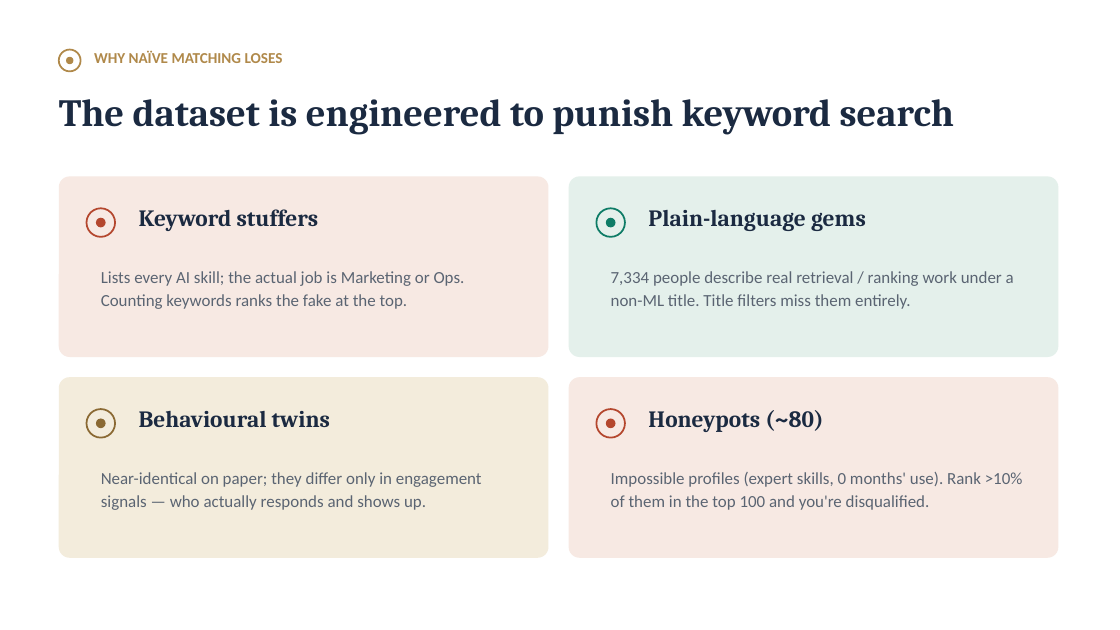
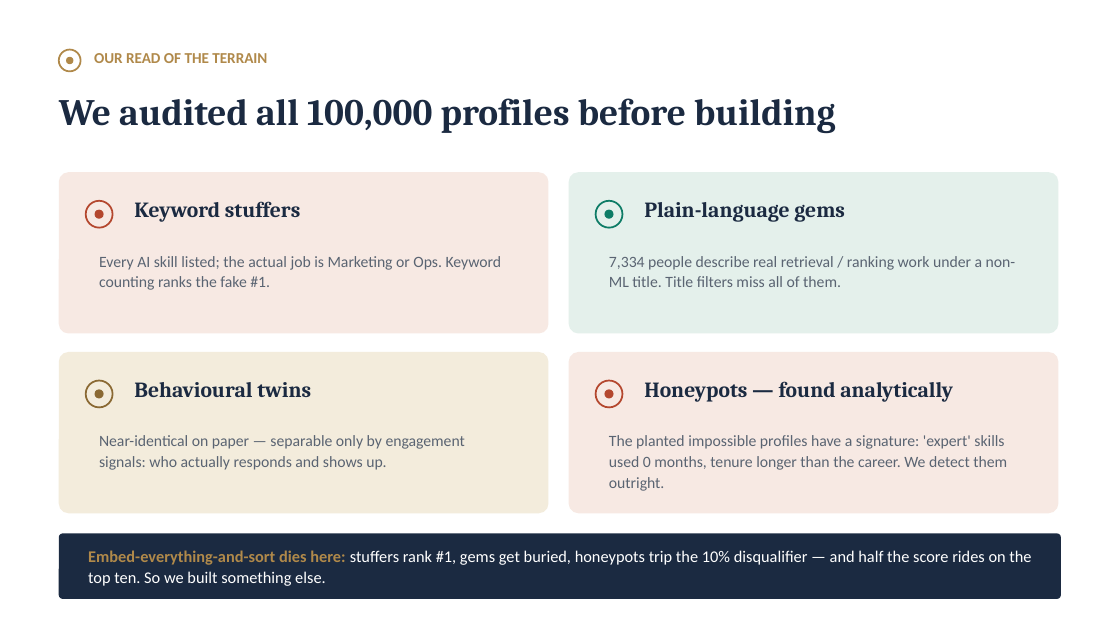
Before and after one commit to TheClazer/parakh, a slide deck: slide 2 of deck/parakh_deck.pptx (slide 3 before the commit). Drawn at 1120x630 pixels with LibreOffice and Linux fonts; fonts in the diff are those of the drawing. Boxes give left, top, right and bottom in pixels: in the first picture for what was removed or moved away, otherwise in the second. Text is boxed around its words. In the diff, an @@ line names an element or a change of style, - is before the commit and + after.

Commit message:
Deck: cut problem exposition, lead with the solution (16 -> 14 slides)
Evaluators wrote the problem; they grade solutions. The generic problem
slide and the 'what everyone else builds' slide are gone; the traps and
why-naive-dies collapse into one diagnostic-read slide. Solution now
starts on slide 3.

```diff
--- a/deck/parakh_deck.pptx
+++ b/deck/parakh_deck.pptx
@@ text at bbox=[94, 53, 267, 63]: text changed @@
-WHY NAÏVE MATCHING LOSES
+OUR READ OF THE TERRAIN
@@ text at bbox=[59, 98, 835, 134]: text changed; size 33 to 32 pt @@
-The dataset is engineered to punish keyword search
+We audited all 100,000 profiles before building
@@ rounded rectangle: place and size @@
-rounded rectangle at bbox=[59, 176, 549, 357]
+rounded rectangle at bbox=[59, 172, 549, 334]
@@ rounded rectangle: place and size @@
-rounded rectangle at bbox=[569, 176, 1059, 357]
+rounded rectangle at bbox=[569, 172, 1059, 334]
@@ ellipse: place and size @@
-ellipse at bbox=[87, 208, 115, 237]
+ellipse at bbox=[86, 201, 113, 228]
@@ text "Keyword stuffers": place and size @@
-text "Keyword stuffers" at bbox=[139, 209, 319, 231]
+text "Keyword stuffers" at bbox=[134, 201, 300, 222]
@@ ellipse: place and size @@
-ellipse at bbox=[597, 208, 625, 237]
+ellipse at bbox=[596, 201, 623, 228]
@@ text "Plain-language gems": place and size @@
-text "Plain-language gems" at bbox=[648, 210, 866, 231]
+text "Plain-language gems" at bbox=[644, 202, 845, 222]
@@ ellipse: place and size @@
-ellipse at bbox=[96, 218, 106, 228]
+ellipse at bbox=[95, 210, 104, 219]
@@ ellipse: place and size @@
-ellipse at bbox=[606, 218, 616, 228]
+ellipse at bbox=[605, 210, 614, 219]
@@ text at bbox=[99, 256, 502, 290]: text changed; size 14.5 to 13.5 pt @@
-Lists every AI skill; the actual job is Marketing or Ops. Counting keywords ranks the fake at the top.
+Every AI skill listed; the actual job is Marketing or Ops. Keyword counting ranks the fake #1.
@@ text at bbox=[609, 256, 1016, 287]: text changed; size 14.5 to 13.5 pt @@
-7,334 people describe real retrieval / ranking work under a non-ML title. Title filters miss them entirely.
+7,334 people describe real retrieval / ranking work under a non-ML title. Title filters miss all of them.
@@ rounded rectangle: place and size @@
-rounded rectangle at bbox=[59, 377, 549, 558]
+rounded rectangle at bbox=[59, 352, 549, 513]
@@ rounded rectangle: place and size @@
-rounded rectangle at bbox=[569, 377, 1059, 558]
+rounded rectangle at bbox=[569, 352, 1059, 513]
@@ size 20 to 18.5 pt in 3 elements at bbox=[134, 201, 300, 222], bbox=[644, 202, 845, 222], bbox=[134, 382, 311, 397] @@
@@ text "Behavioural twins": place and size @@
-text "Behavioural twins" at bbox=[139, 411, 330, 427]
+text "Behavioural twins" at bbox=[134, 382, 311, 397]
@@ text at bbox=[644, 381, 953, 402]: text changed; size 20 to 18.5 pt @@
-Honeypots (~80)
+Honeypots — found analytically
@@ 4 ellipses: place and size @@
-4 ellipses at bbox=[87, 409, 625, 438]
+4 ellipses at bbox=[86, 381, 623, 408]
@@ text at bbox=[99, 435, 465, 470]: text changed; size 14.5 to 13.5 pt @@
-Near-identical on paper; they differ only in engagement signals — who actually responds and shows up.
+Near-identical on paper — separable only by engagement signals: who actually responds and shows up.
@@ text at bbox=[609, 435, 1007, 491]: text changed; size 14.5 to 13.5 pt @@
-Impossible profiles (expert skills, 0 months' use). Rank >10% of them in the top 100 and you're disqualified.
+The planted impossible profiles have a signature: 'expert' skills used 0 months, tenure longer than the career. We detect them outright.
@@ rounded rectangle added at bbox=[59, 534, 1061, 599], fill #1B2A41 @@
@@ text added at bbox=[88, 550, 1031, 586], 14 pt, text #FFFFFF @@
+Embed-everything-and-sort dies here: stuffers rank #1, gems get buried, honeypots trip the 10% disqualifier — and half the score rides on the top ten. So we built something else.
```
Also in this commit, not shown: 2 slides removed, 2 other files.
